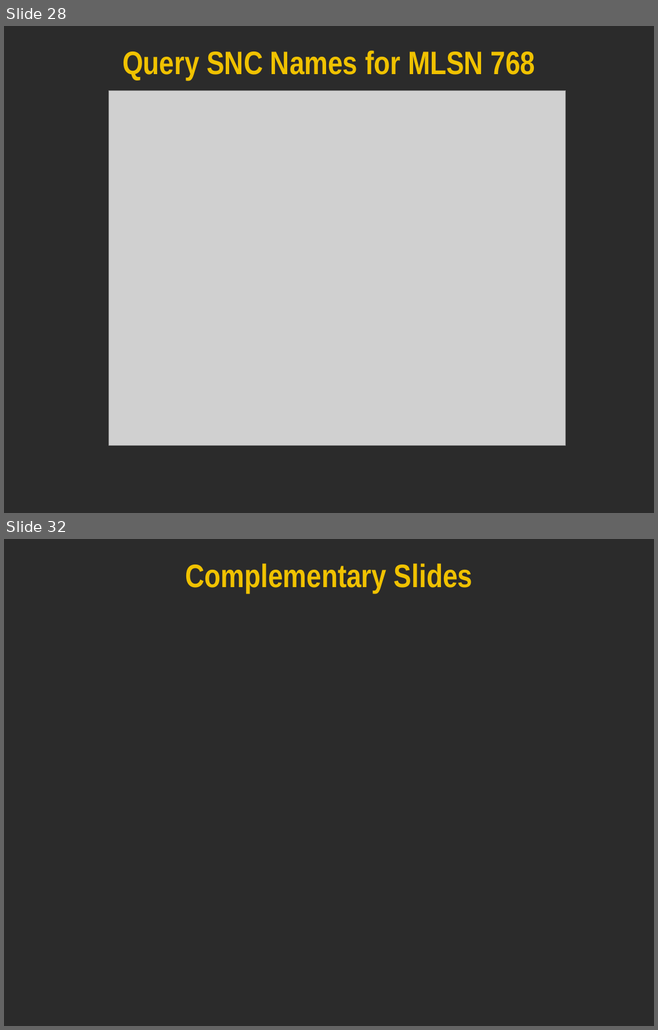
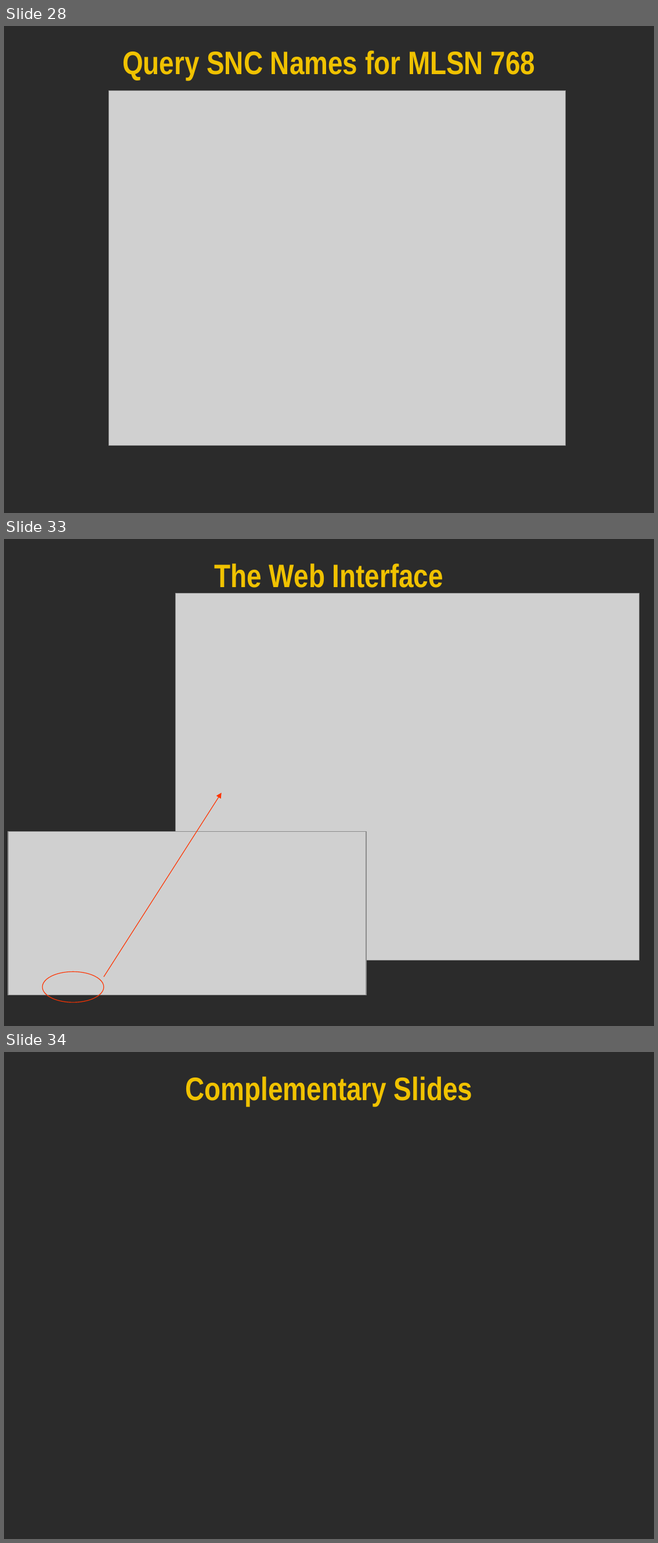
Before and after one commit to tmforum/Integration-Program-TIP---mtop, a slide deck: mtosi_1.2/simulator/Documentation/mTOPSimulator-DemoSlides.ppt. Shown one above the other, each under a label of ours: slides 28 and 32 before the commit, slides 28, 33 and 34 after it; the slides between them are not shown. The pictures are 658x1030 and 658x1543 pixels, drawn with LibreOffice and Linux fonts; fonts in the diff are those of the drawing; grey boxes stand for pictures; background and template pictures are left out; a plain dark background stands for a picture behind light text. Boxes give left, top, right and bottom in pixels: in the first picture for what was removed or moved away, otherwise in the second. Text is boxed around its words. In the diff, an @@ line names an element or a change of style, - is before the commit and + after.

Commit message:
- Added a couple of slides related to the Web Interface

```diff
--- a/mtosi_1.2/simulator/Documentation/mTOPSimulator-DemoSlides.ppt
+++ b/mtosi_1.2/simulator/Documentation/mTOPSimulator-DemoSlides.ppt
@@ slide 33 added at [4, 539, 654, 1026], background picture (left out) @@
@@ title added at [215, 563, 443, 588], 36 pt, text #F0C200, bold @@
+The Web Interface
@@ picture added at [176, 594, 639, 961] @@
@@ arrow added from (103, 977) to (221, 793), #FF3300 0.74 pt @@
@@ picture added at [8, 832, 366, 995] @@
@@ ellipse added at [42, 972, 103, 1002], outline #FF3300 0.74 pt @@
@@ what was slide 32 is now slide 34 @@
```
Also in this commit, not shown: 2 slides changed, 4 other slides added, 3 slides removed.
